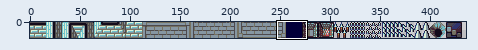
Edited in one commit: sprite sheet (assets/tileset.png). The first picture is a wide view before the edit; the outline marks the close-up.
Close-up. Before the edit:
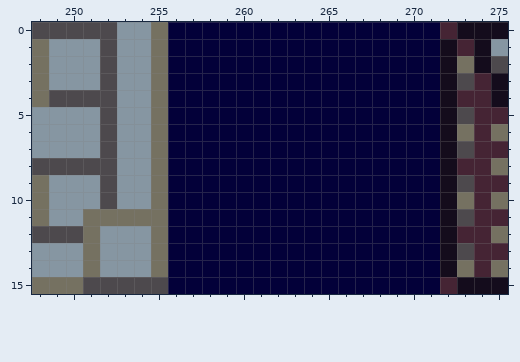
The file is 464x16 pixels. Colours within 5 levels of each other are drawn and written as one. Shown: x 248..275, y 0..15. The wide view leaves out empty margins.
The result:
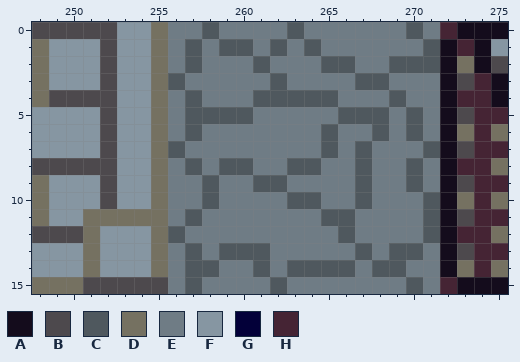
Palette (. is transparent): A #140c1c  B #4d494d  C #4f585e  D #757161  E #6f7c85  F #8696a2  G #030039  H #452434
Change:
Changed rows in their new state; - is an unchanged pixel.
first column x 256:
 0 EECEEEECEEEEEECE
 1 ECECCECECEEEEEEC
 2 ECEEECEEECCEECCC
 3 CEEEEECEEEECCEEE
 4 ECEEECCCCCEEECEE
 5 ECCCCEEEEECCCECE
 6 ECEEEEEEECEECECE
 7 CEEEEEEEECECEEEC
 8 ECECCEECCEECEECE
 9 EECEECCEEEECEECE
10 EECEEEECCEECEEEC
11 ECEEEEEEECCEEEEC
12 CEEEEEEEEECEEEEC
13 ECECCCEEEEECECCE
14 ECCEECECCCCECCEE
15 ECEEEECEEEEEEECE
Pixel boxes of the changes (left, top, right, bottom) in both close-ups:
changed: (168, 22, 440, 294)
